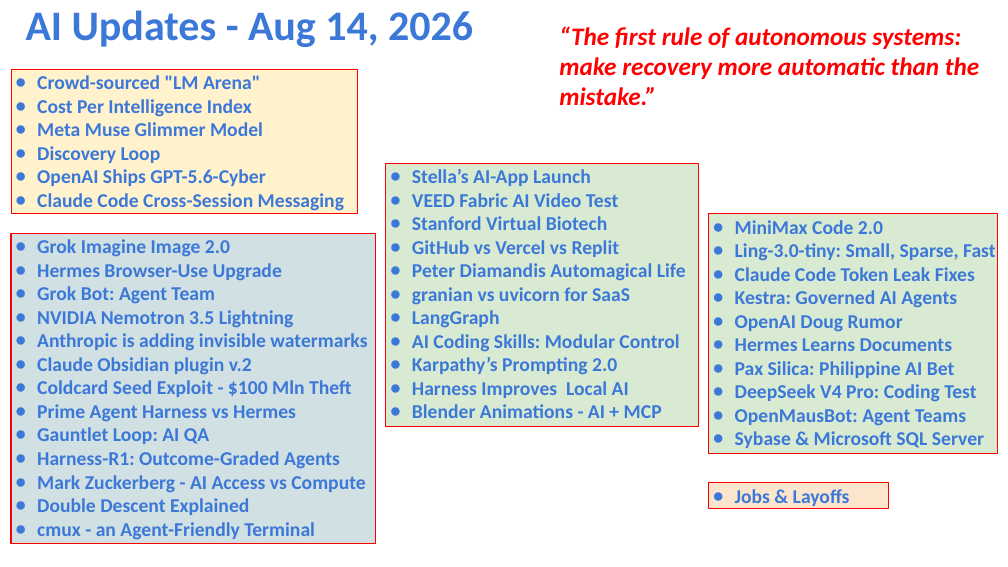
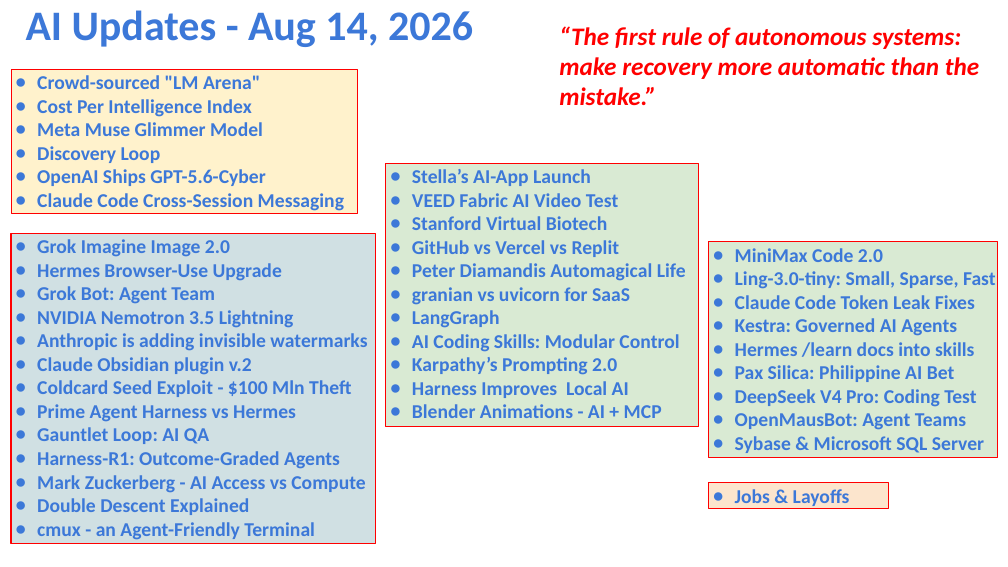
Before and after one commit to lselector/seminar, a slide deck: slide 1 of 2026/2026-08-14-AI-Updates.pptx. Drawn at 1008x567 pixels with LibreOffice and Linux fonts; fonts in the diff are those of the drawing. Boxes give left, top, right and bottom in pixels: in the first picture for what was removed or moved away, otherwise in the second. Text is boxed around its words. In the diff, an @@ line names an element or a change of style, - is before the commit and + after.

```diff
--- a/2026/2026-08-14-AI-Updates.pptx
+++ b/2026/2026-08-14-AI-Updates.pptx
@@ rectangle "MiniMax Code 2.0": place and size @@
-rectangle "MiniMax Code 2.0" at [709, 214, 997, 454]
+rectangle "MiniMax Code 2.0" at [709, 242, 997, 458]
@@ text in rectangle at [735, 342, 975, 357]: text changed @@
-● OpenAI Doug Rumor
-● Hermes Learns Documents
+● Hermes /learn docs into skills
```
Also in this commit, not shown: 7 other slides changed, 1 slide added, 1 slide removed.
